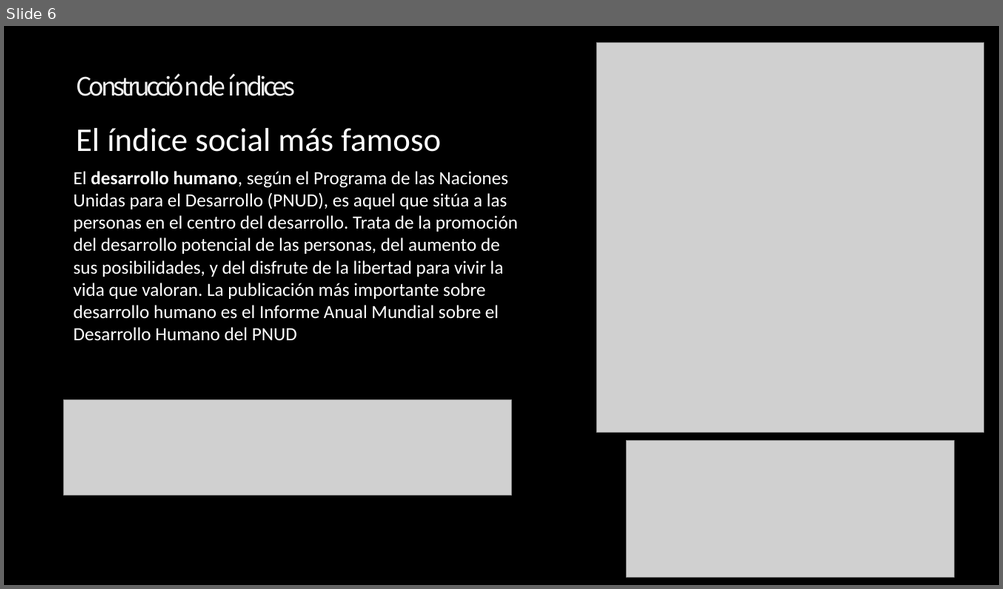
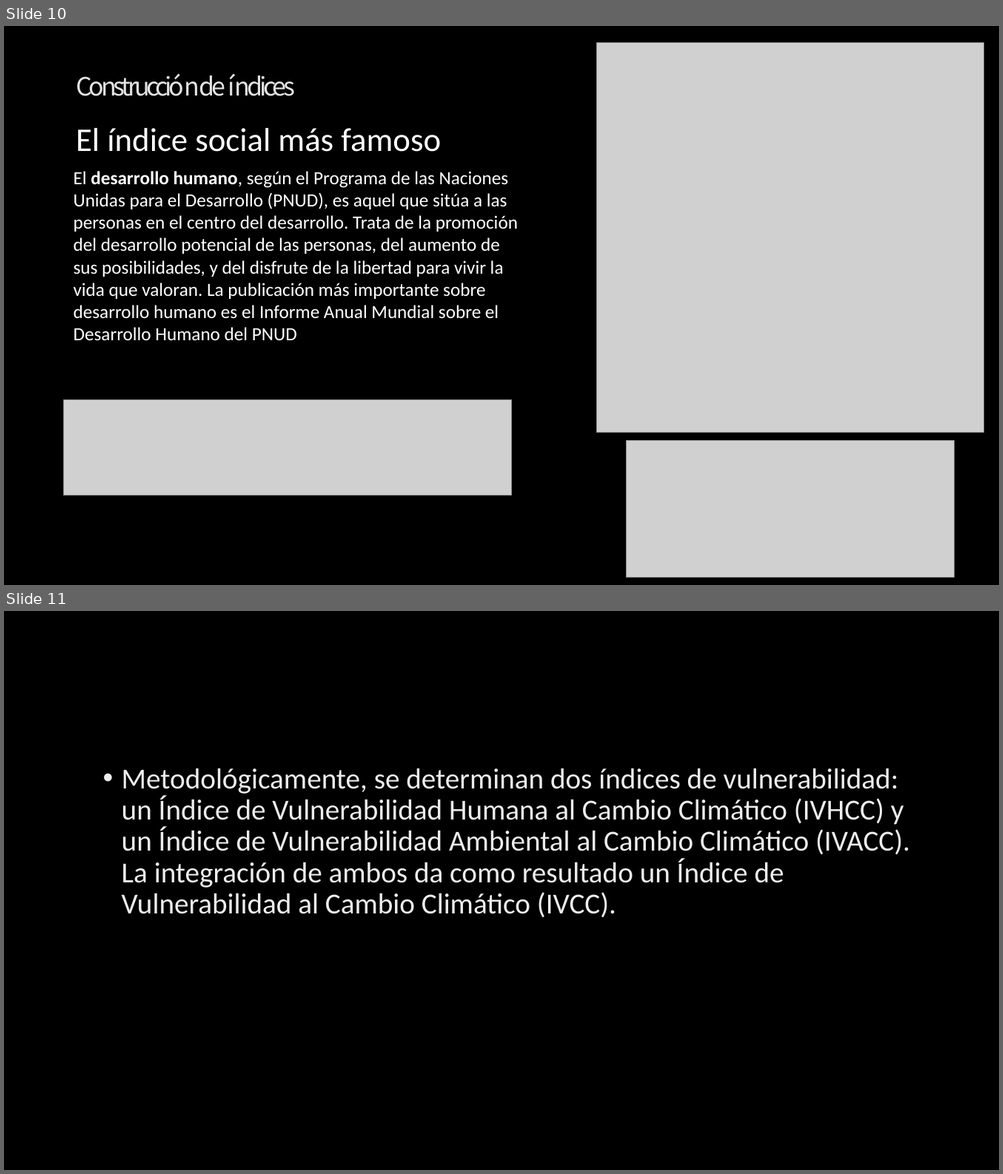
Before and after one commit to Sud-Austral/ds_indices, a slide deck: indices.pptx. Shown one above the other, each under a label of ours: slide 6 before the commit, slides 10 and 11 after it. The pictures are 1003x589 and 1003x1174 pixels, drawn with LibreOffice and Linux fonts; fonts in the diff are those of the drawing; grey boxes stand for pictures; background and template pictures are left out. Boxes give left, top, right and bottom in pixels: in the first picture for what was removed or moved away, otherwise in the second. Text is boxed around its words. In the diff, an @@ line names an element or a change of style, - is before the commit and + after.

```diff
--- a/indices.pptx
+++ b/indices.pptx
@@ slide 11 added at (4,611,999,1170), background picture (left out) @@
@@ text added at (122,768,910,917), 28 pt, text gradient #BFBFBF to #EDEDED to #FFFFFF @@
+• Metodológicamente, se determinan dos índices de vulnerabilidad: un Índice de Vulnerabilidad Humana al Cambio Climático (IVHCC) y un Índice de Vulnerabilidad Ambiental al Cambio Climático (IVACC). La integración de ambos da como resultado un Índice de Vulnerabilidad al Cambio Climático (IVCC).
@@ what was slide 6 is now slide 10 @@
```
Also in this commit, not shown: 20 other slides changed, 13 other slides added, 7 slides removed.
